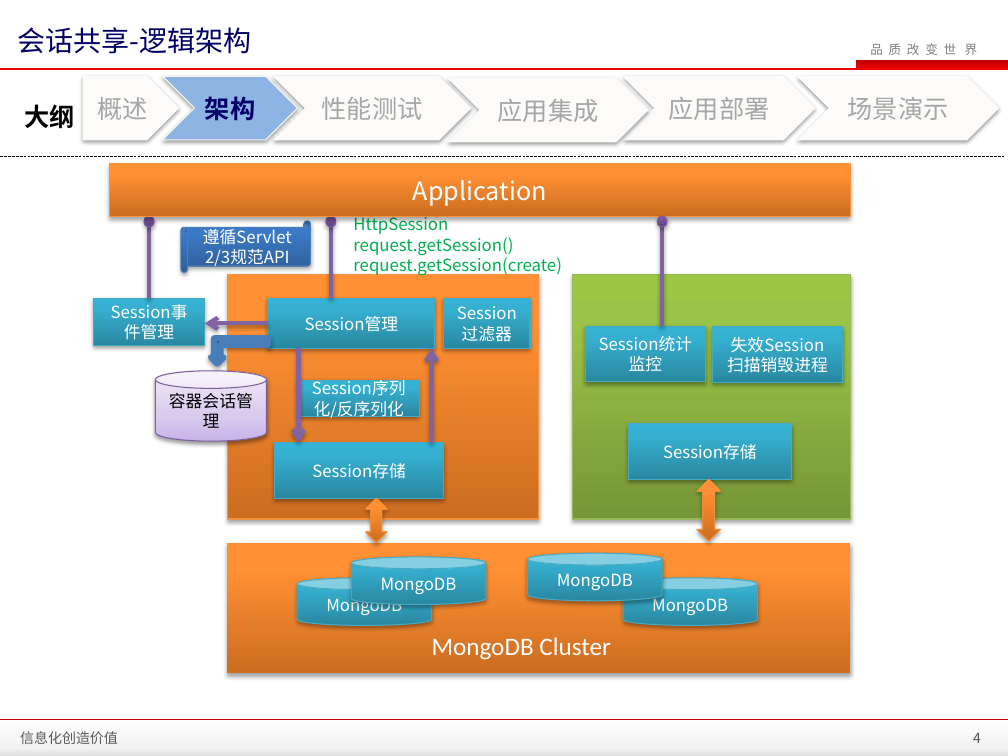
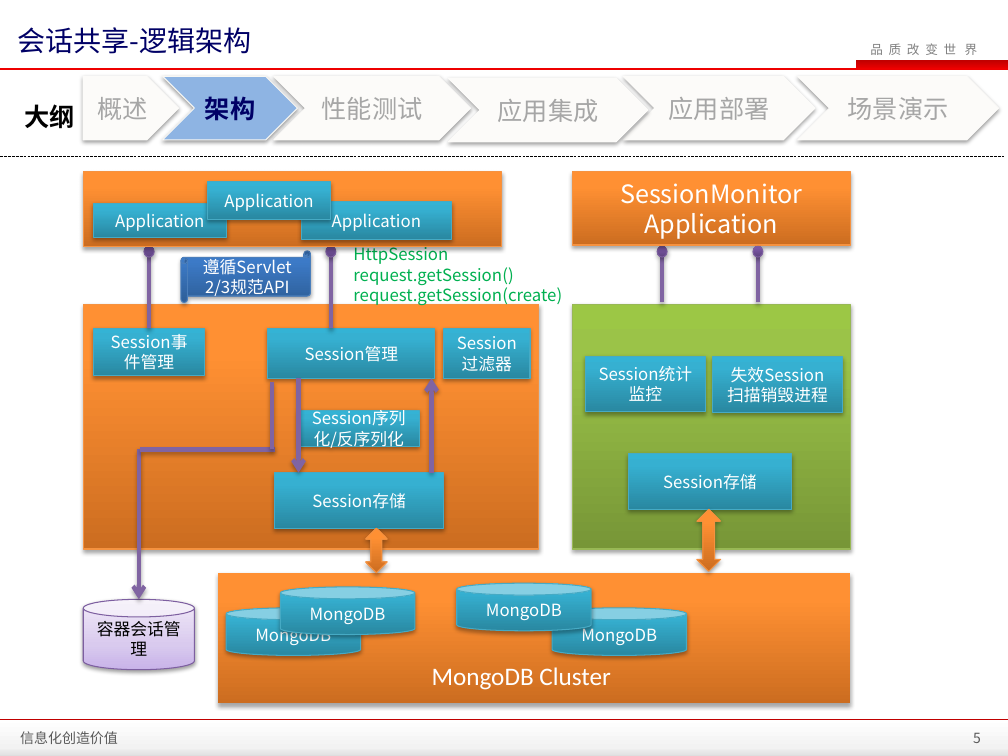
Before and after one commit to zhanght86/bboss-cms, a slide deck: slide 5 of 文档/SanyPDP平台会话共享介绍.pptx (slide 4 before the commit). Drawn at 1008x756 pixels with LibreOffice and Linux fonts; fonts in the diff are those of the drawing; background and template pictures are left out. Boxes give left, top, right and bottom in pixels: in the first picture for what was removed or moved away, otherwise in the second. Text is boxed around its words. In the diff, an @@ line names an element or a change of style, - is before the commit and + after.

Commit message:
跨域会话共享

```diff
--- a/文档/SanyPDP平台会话共享介绍.pptx
+++ b/文档/SanyPDP平台会话共享介绍.pptx
@@ rectangle added at bbox=[84, 171, 502, 246], fill gradient #CC6E20 to #FF9034 to #FF9136, outline #F69240 0.75 pt @@
@@ rectangle added at bbox=[573, 171, 850, 245], fill gradient #CC6E20 to #FF9034 to #FF9136, outline #F69240 0.75 pt, 18 pt, text #FFFFFF @@
+SessionMonitor Application
@@ rectangle added at bbox=[94, 204, 226, 238], fill gradient #2A88A2 to #37B1D2 to #34B4D6, outline #46AAC5 0.75 pt, 12 pt, text #FFFFFF @@
+Application
@@ rectangle "Application": place and size @@
-rectangle "Application" at bbox=[110, 163, 851, 216]
+rectangle "Application" at bbox=[208, 181, 331, 219]
@@ rectangle "Application" at bbox=[208, 181, 331, 219]: size 18 to 12 pt; fill gradient #CC6E20 to #FF9034 to #FF9136 to gradient #2A88A2 to #37B1D2 to #34B4D6; outline #F69240 0.75 pt to #46AAC5 0.75 pt @@
@@ rectangle added at bbox=[301, 202, 451, 239], fill gradient #2A88A2 to #37B1D2 to #34B4D6, outline #46AAC5 0.75 pt, 12 pt, text #FFFFFF @@
+Application
@@ 9 rectangles, 3 ellipses, 2 texts, 2 up down arrows, 2 arrows, 2 lines, 1 horizontal scroll: place and size @@
-9 rectangles, 3 ellipses, 2 texts, 2 up down arrows, 2 arrows, 2 lines, 1 horizontal scroll at bbox=[94, 213, 850, 660]
+9 rectangles, 3 ellipses, 2 texts, 2 up down arrows, 2 arrows, 2 lines, 1 horizontal scroll at bbox=[94, 243, 850, 690]
@@ line moved from (662, 327) - (662, 227) to (662, 302) - (662, 257) @@
@@ ellipse added at bbox=[753, 246, 763, 257], fill gradient #5F4480 to #7B58A6 to #7C57A8, outline #7D60A0 0.75 pt @@
@@ line added from (758, 302) to (758, 257), #8064A2 3 pt @@
@@ rectangle: place and size @@
-rectangle at bbox=[227, 274, 538, 519]
+rectangle at bbox=[84, 304, 539, 549]
@@ bent up arrow removed at bbox=[211, 339, 267, 364] @@
@@ line added from (272, 450) to (272, 382), #8064A2 3 pt @@
@@ arrow moved from (268, 324) - (205, 324) to (139, 450) - (139, 600) @@
@@ line added from (140, 450) to (275, 450), #8064A2 3 pt @@
@@ rectangle: place and size @@
-rectangle at bbox=[227, 543, 850, 674]
+rectangle at bbox=[218, 573, 850, 704]
@@ 4 cylinders: place and size @@
-4 cylinders at bbox=[297, 553, 757, 625]
+4 cylinders at bbox=[226, 584, 686, 655]
@@ cylinder "容器会话管理": place and size @@
-cylinder "容器会话管理" at bbox=[155, 371, 266, 442]
+cylinder "容器会话管理" at bbox=[84, 600, 195, 670]
@@ page number at bbox=[973, 733, 981, 743]: text changed @@
-4
+5
```
Also in this commit, not shown: 2 other slides changed, 2 slides added, 8 other files.
